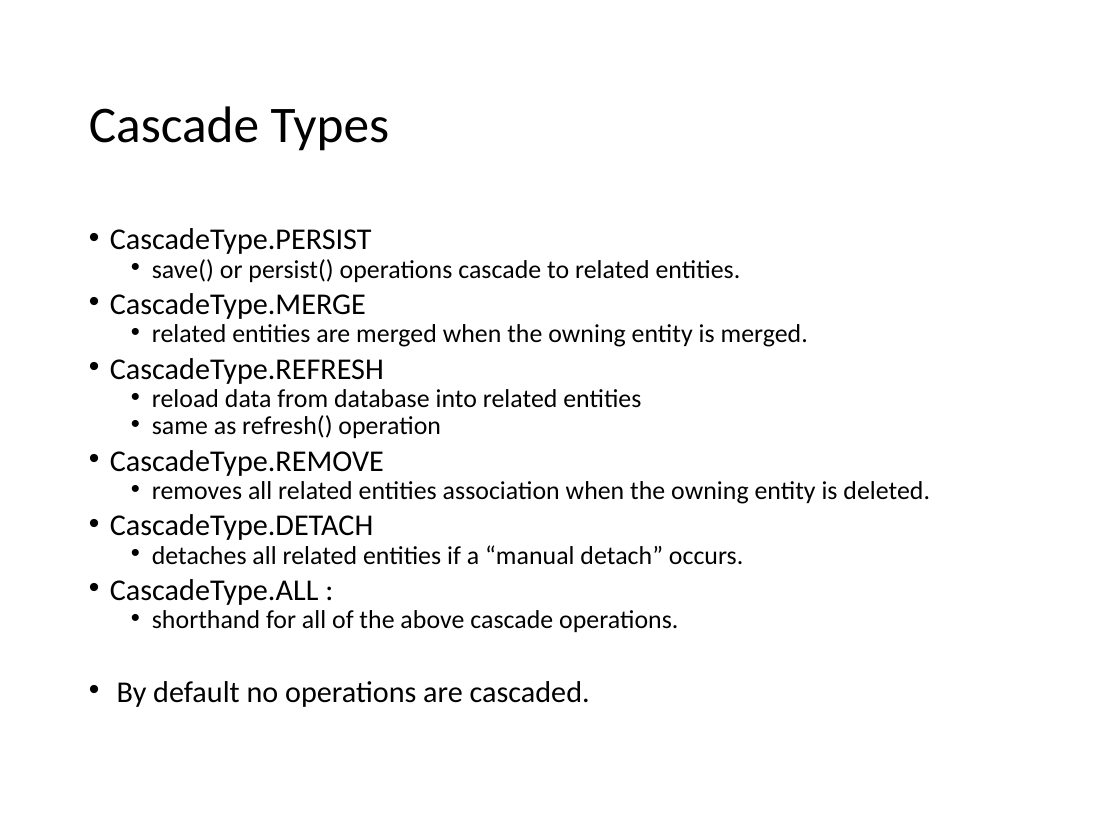
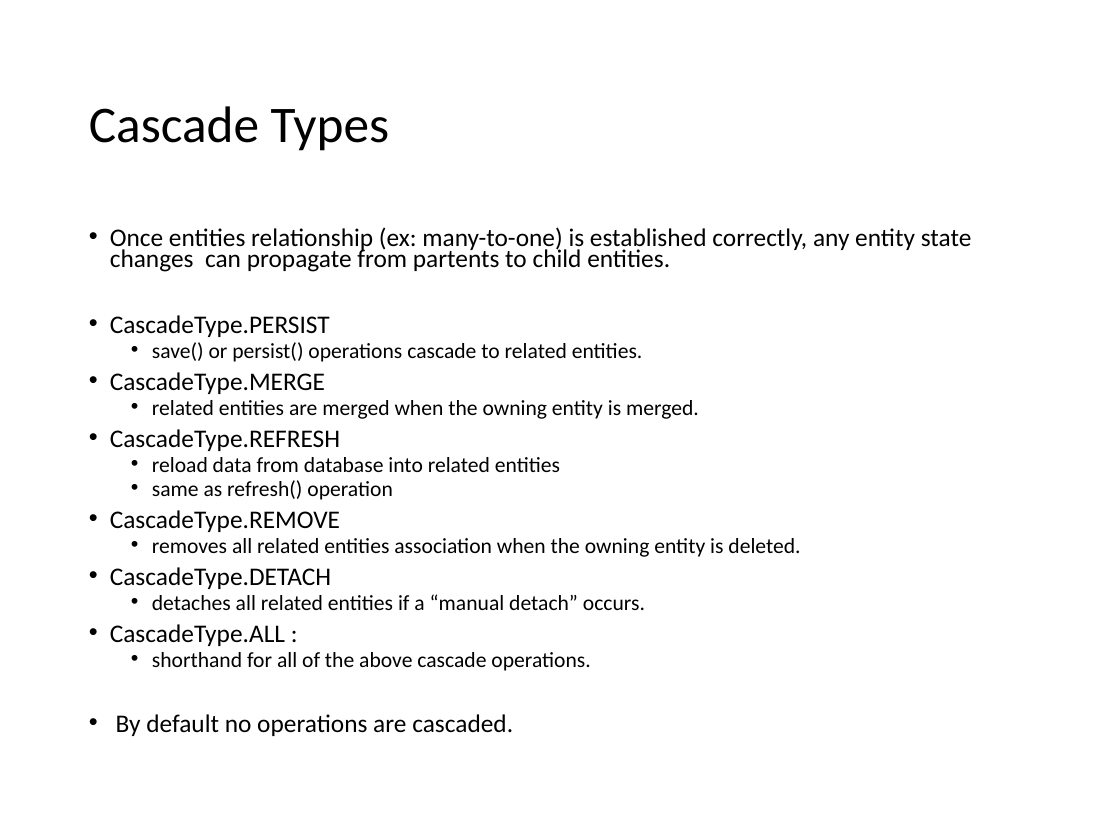
Before and after one commit to lawren43/mytest-repo, a slide deck: slide 21 of test-springmvc/doc/1.JPA Introduction.pptx. Drawn at 1120x840 pixels with LibreOffice and Linux fonts; fonts in the diff are those of the drawing. Boxes give left, top, right and bottom in pixels: in the first picture for what was removed or moved away, otherwise in the second. Text is boxed around its words. In the diff, an @@ line names an element or a change of style, - is before the commit and + after.

```diff
--- a/test-springmvc/doc/1.JPA Introduction.pptx
+++ b/test-springmvc/doc/1.JPA Introduction.pptx
@@ text at (x1=110, y1=227, x2=972, y2=272): paragraph added @@
+• Once entities relationship (ex: many-to-one) is established correctly, any entity state changes can propagate from partents to child entities.
@@ text at (x1=110, y1=315, x2=800, y2=736): size 19.4 to 16.3 pt in "CascadeType.PERSIST", "CascadeType.MERGE", "CascadeType.REFRESH", "CascadeType.REMOVE" and 3 more places; size 16.6 to 13.9 pt in "save() or persist() operations cascade to related ...", "related entities are merged when the owning ...", "reload data from database into related entities", "same as refresh() operation" and 3 more places @@
```
Also in this commit, not shown: 4 other slides changed, 2 slides added, 64 slides removed, 1 other file.
